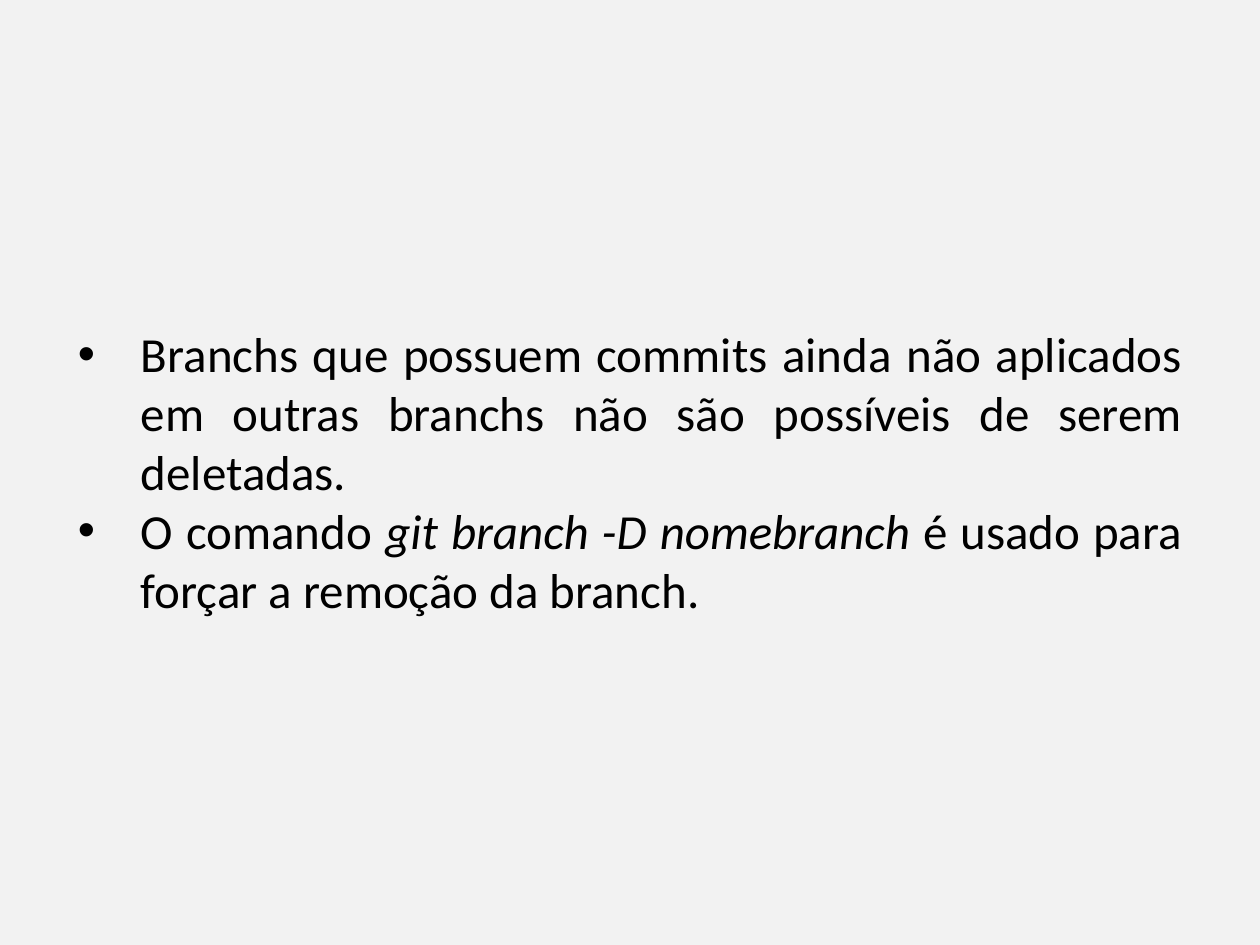
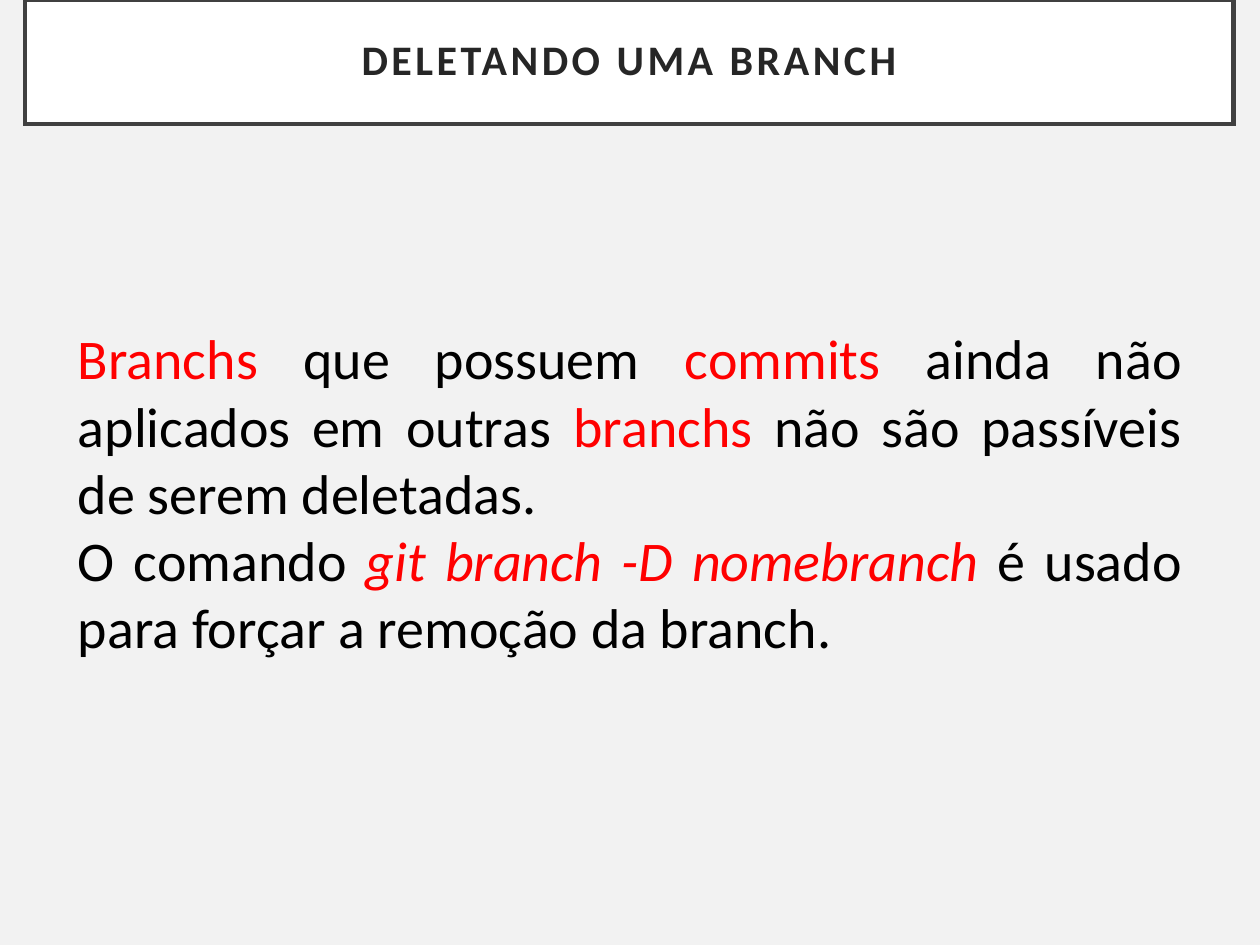
Before and after one commit to Paulo-UNIRON/aula_git_2020.2, a slide deck: slide 17 of Controlando versões com Git e Github - Capítulo VI.pptx (slide 20 before the commit). Drawn at 1260x945 pixels with LibreOffice and Linux fonts; fonts in the diff are those of the drawing. Boxes give left, top, right and bottom in pixels: in the first picture for what was removed or moved away, otherwise in the second. Text is boxed around its words. In the diff, an @@ line names an element or a change of style, - is before the commit and + after.

```diff
--- a/Controlando versões com Git e Github - Capítulo VI.pptx
+++ b/Controlando versões com Git e Github - Capítulo VI.pptx
@@ rectangle added at [25,0,1234,125], fill #FFFFFF, outline #404040 2.5 pt, 24 pt, text #262626, bold @@
+DELETANDO UMA BRANCH
@@ text at [78,340,1182,515]: text changed; size 28 to 32 pt @@
-• Branchs que possuem commits ainda não aplicados em outras branchs não são possíveis de serem deletadas.
+Branchs que possuem commits ainda não aplicados em outras branchs não são passíveis de serem deletadas.
@@ text at [78,542,1182,658]: size 28 to 32 pt in "O comando git branch -D nomebranch é ..."; text colour #000000 to #FF0000 in "git branch -D nomebranch"; bullet • to none @@
```
Also in this commit, not shown: 16 other slides changed, 7 slides added, 17 slides removed, 1 other file.
